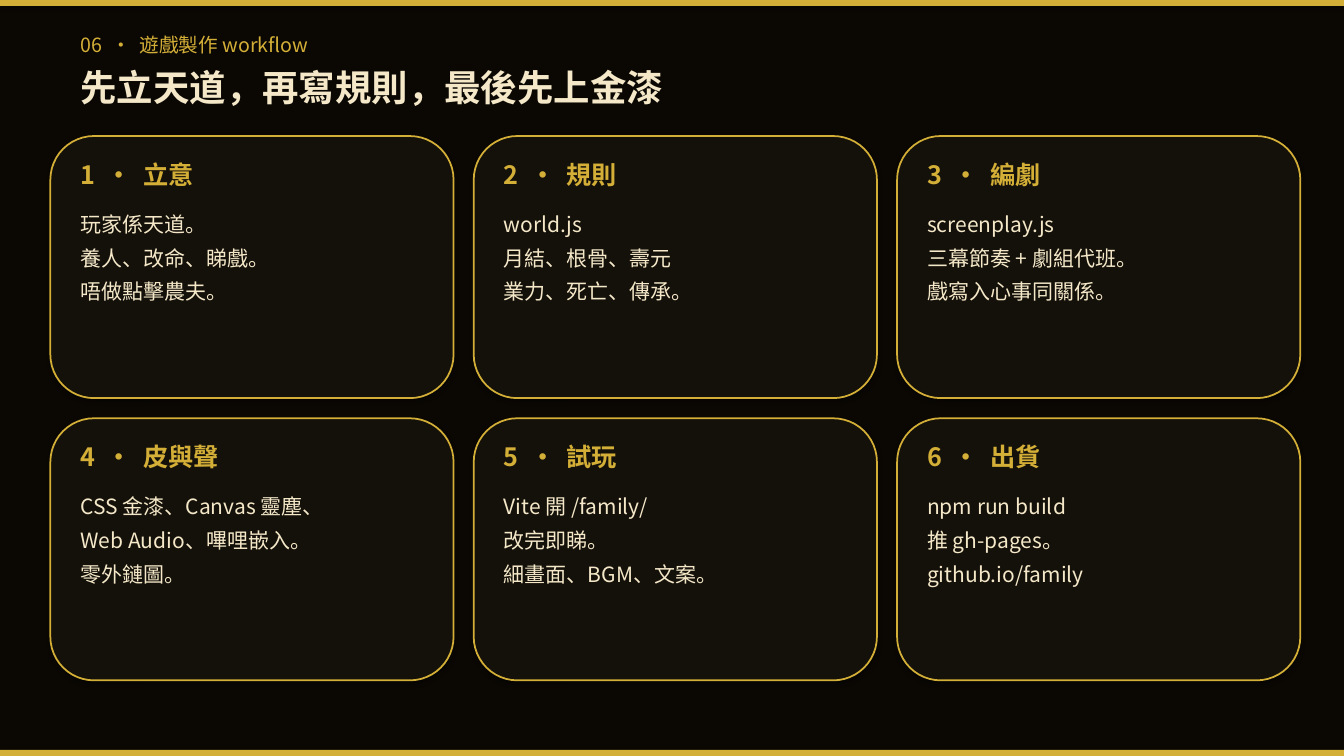
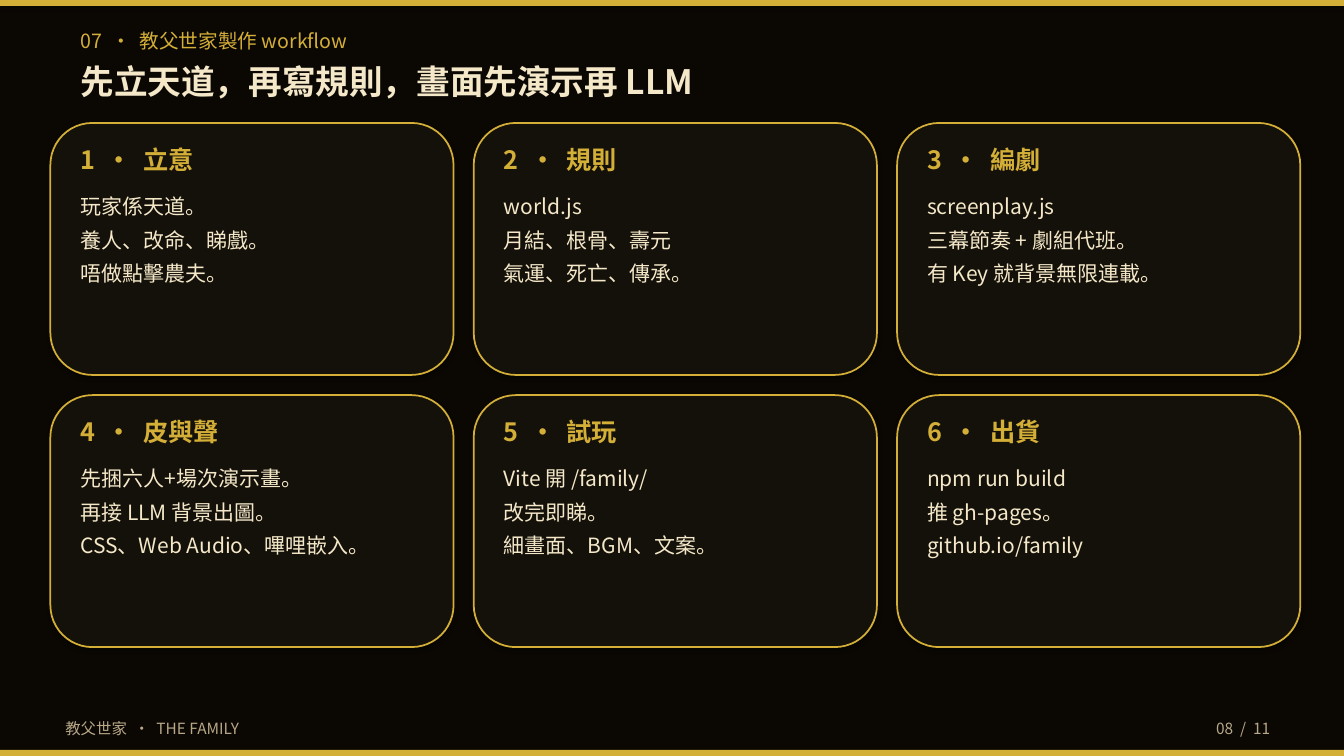
Before and after one commit to yip-lgtm/family, a slide deck: slide 8 of docs/教父世家-3分鐘簡報.pptx (slide 7 before the commit). Drawn at 1344x756 pixels with LibreOffice and Linux fonts; fonts in the diff are those of the drawing. Boxes give left, top, right and bottom in pixels: in the first picture for what was removed or moved away, otherwise in the second. Text is boxed around its words. In the diff, an @@ line names an element or a change of style, - is before the commit and + after.

```diff
--- a/docs/教父世家-3分鐘簡報.pptx
+++ b/docs/教父世家-3分鐘簡報.pptx
@@ text at [80, 31, 694, 99]: text changed; size 26 to 24 pt @@
-06 · 遊戲製作 workflow
-先立天道，再寫規則，最後先上金漆
+07 · 教父世家製作 workflow
+先立天道，再寫規則，畫面先演示再 LLM
@@ rounded rectangle: place and size @@
-rounded rectangle at [50, 136, 454, 398]
+rounded rectangle at [50, 123, 454, 375]
@@ rounded rectangle: place and size @@
-rounded rectangle at [474, 136, 877, 398]
+rounded rectangle at [474, 123, 877, 375]
@@ rounded rectangle: place and size @@
-rounded rectangle at [897, 136, 1301, 398]
+rounded rectangle at [897, 123, 1301, 375]
@@ 3 texts: place and size @@
-3 texts at [80, 162, 1040, 186]
+3 texts at [80, 147, 1040, 171]
@@ text "玩家係天道。": place and size @@
-text "玩家係天道。" at [80, 214, 269, 301]
+text "玩家係天道。" at [80, 196, 269, 283]
@@ text "world.js": place and size @@
-text "world.js" at [504, 215, 693, 301]
+text "world.js" at [504, 197, 693, 283]
@@ text "screenplay.js": place and size @@
-text "screenplay.js" at [927, 215, 1137, 301]
+text "screenplay.js" at [927, 197, 1162, 286]
@@ text at [504, 263, 693, 283]: text changed @@
-業力、死亡、傳承。
+氣運、死亡、傳承。
@@ text at [927, 263, 1162, 286]: text changed @@
-戲寫入心事同關係。
+有 Key 就背景無限連載。
@@ rounded rectangle: place and size @@
-rounded rectangle at [50, 418, 454, 681]
+rounded rectangle at [50, 395, 454, 647]
@@ rounded rectangle: place and size @@
-rounded rectangle at [474, 418, 877, 681]
+rounded rectangle at [474, 395, 877, 647]
@@ rounded rectangle: place and size @@
-rounded rectangle at [897, 418, 1301, 681]
+rounded rectangle at [897, 395, 1301, 647]
@@ 3 texts: place and size @@
-3 texts at [80, 444, 1040, 469]
+3 texts at [80, 419, 1040, 444]
@@ text at [80, 468, 370, 555]: text changed @@
-CSS 金漆、Canvas 靈塵、
-Web Audio、嗶哩嵌入。
-零外鏈圖。
+先捆六人+場次演示畫。
+再接 LLM 背景出圖。
+CSS、Web Audio、嗶哩嵌入。
@@ text "Vite 開 /family/": place and size @@
-text "Vite 開 /family/" at [504, 497, 717, 584]
+text "Vite 開 /family/" at [504, 469, 717, 555]
@@ text "npm run build": place and size @@
-text "npm run build" at [927, 497, 1084, 587]
+text "npm run build" at [927, 469, 1084, 558]
@@ text added at [65, 721, 239, 735], 11 pt, text #B8A888 @@
+教父世家 · THE FAMILY
@@ text added at [1216, 722, 1270, 734], 11 pt, text #B8A888 @@
+08 / 11
```
Also in this commit, not shown: 9 other slides changed, 1 slide added, 3 other files.
